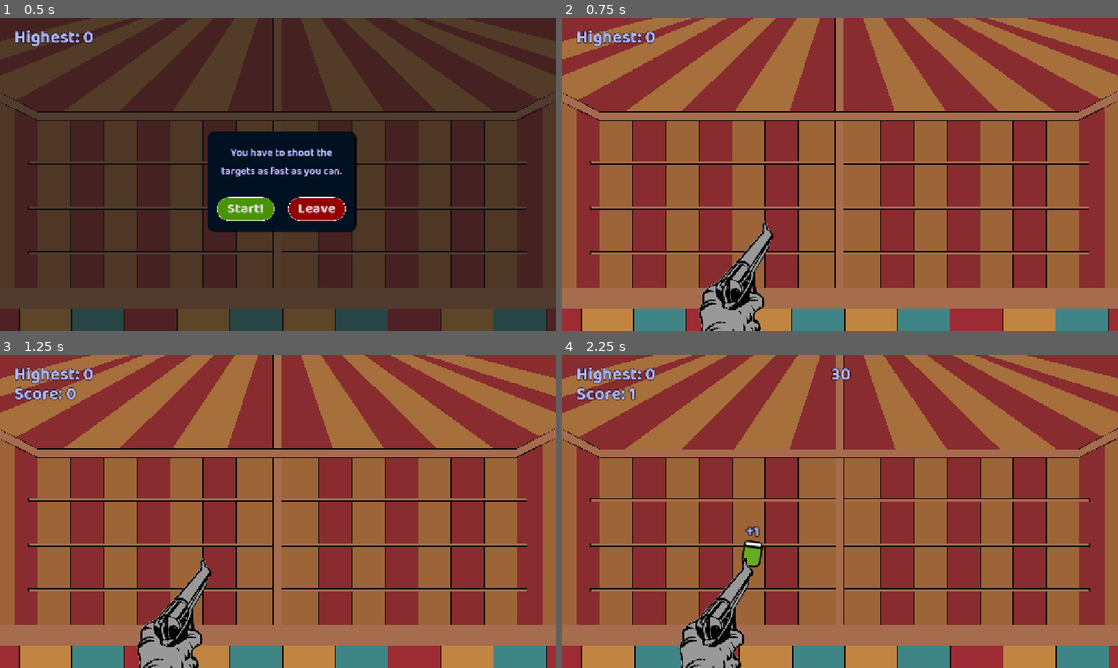
Above: before the commit, frames 1-4 (two rows, left to right).
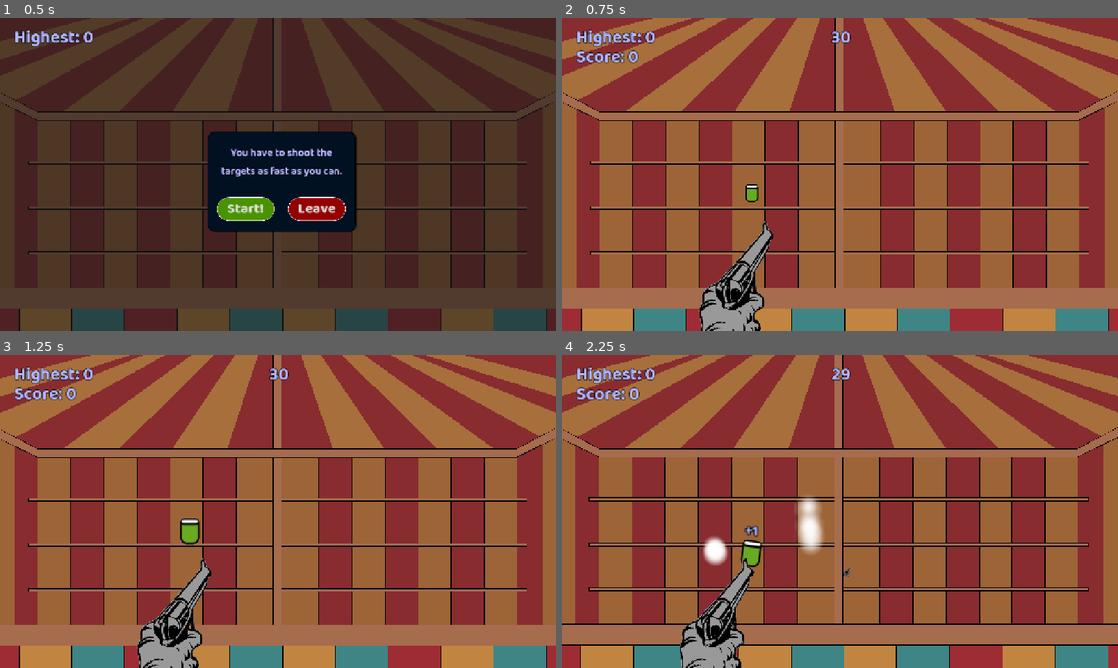
Above: after the commit, the same moments.

Repository: Spudb/Team-Game
Game: Godot game, scene res://scenes/shooter.tscn
Two runs of this game, one before a commit and one after it. Both use one fixed random seed, a clock stepped at 60 frames per second and the inputs below. This scene is started directly instead of the project's main scene.
Inputs (mouse positions are in pixels of both pictures, inside the frame that each line leads up to):
- Up to frame 1 (0.5 s): no input
- Up to frame 2 (0.75 s): click "Start!" at 0.5 s
- Up to frame 3 (1.25 s): no input
- Up to frame 4 (2.25 s): tap Enter (ui_accept) at 1.25 s; drag from (845, 574) to (895, 442) at 1.27 s; drag from (751, 530) to (845, 574) at 2.02 s

Frame 1 is identical in both runs. In frame 2, 0.6% of the frame differs, in the area x 2-52%, y 4-59%; in frame 3, 0.4%; in frame 4, 9.2%, in the area x 0-100%, y 0-100%.

Commit message:
added smoke effect for the gun in the shooter game

Diff:
--- a/scenes/shooter.tscn
+++ b/scenes/shooter.tscn
@@ -154,6 +154,37 @@
 corner_radius_top_right = 30
 corner_radius_bottom_right = 30
 corner_radius_bottom_left = 30
+
+[sub_resource type="Gradient" id="Gradient_xxh7r"]
+colors = PackedColorArray(1, 1, 1, 1, 1, 1, 1, 0)
+
+[sub_resource type="GradientTexture2D" id="GradientTexture2D_qut8p"]
+gradient = SubResource("Gradient_xxh7r")
+fill = 1
+fill_from = Vector2(0.5, 0.5)
+fill_to = Vector2(1, 0.55982906)
+
+[sub_resource type="Gradient" id="Gradient_ts0hh"]
+offsets = PackedFloat32Array(0, 0.5019305, 1)
+colors = PackedColorArray(1, 1, 1, 0.9019608, 1, 1, 1, 0.7058824, 1, 1, 1, 0)
+
+[sub_resource type="GradientTexture1D" id="GradientTexture1D_xxh7r"]
+gradient = SubResource("Gradient_ts0hh")
+
+[sub_resource type="ParticleProcessMaterial" id="ParticleProcessMaterial_ld1l8"]
+particle_flag_disable_z = true
+direction = Vector3(0, -1, 0)
+spread = 1.5
+initial_velocity_min = 50.0
+initial_velocity_max = 150.0
+angular_velocity_min = -30.000015
+angular_velocity_max = 29.999983
+gravity = Vector3(0, -10, 0)
+damping_min = 10.0
+damping_max = 20.0
+scale_min = 0.5
+scale_max = 1.1999999
+color_ramp = SubResource("GradientTexture1D_xxh7r")
 
 [sub_resource type="Gradient" id="Gradient_ld1l8"]
 colors = PackedColorArray(1, 1, 1, 1, 0, 0, 0, 0)
@@ -827,6 +858,16 @@
 scale = Vector2(0.57760143, 0.5776014)
 texture = ExtResource("6_ld1l8")
 
+[node name="smoke" type="GPUParticles2D" parent="CanvasLayer/341994" unique_id=675075490]
+position = Vector2(268.35114, -393.0046)
+scale = Vector2(1.7312977, 1.7312979)
+emitting = false
+texture = SubResource("GradientTexture2D_qut8p")
+lifetime = 3.0
+one_shot = true
+explosiveness = 1.0
+process_material = SubResource("ParticleProcessMaterial_ld1l8")
+
 [node name="light" type="PointLight2D" parent="CanvasLayer/341994" unique_id=496497316]
 visible = false
 position = Vector2(261.42593, -351.45346)
--- a/scripts/shooter.gd
+++ b/scripts/shooter.gd
@@ -105,6 +105,7 @@
 	$CanvasLayer/highest.visible = 1
 
 
+
 func start_game():
 	gun.visible = 1
 	play_sound(sound_start)
@@ -112,9 +113,9 @@
 	$CanvasLayer/start_menu.visible = 0
 	$CanvasLayer/restart_menu.visible = 0
 
-	await get_tree().create_timer(0.5).timeout
+	#await get_tree().create_timer(0.5).timeout #edit
 	$CanvasLayer/score.visible = 1
-	await get_tree().create_timer(0.5).timeout
+	#await get_tree().create_timer(0.5).timeout #edit
 	game_running = 1
 	$CanvasLayer/time.visible = 1
 
@@ -198,9 +199,19 @@
 	screen_shake(2, 1)
 	play_sound(sound_shot)
 
+	var temp = gun.get_node("smoke").duplicate()
+
+	temp.restart()
+	temp.emitting = true
+	gun.add_child(temp)
+
 	$"CanvasLayer/341994/light".visible = 1
 	await get_tree().create_timer(0.1).timeout
 	$"CanvasLayer/341994/light".visible = 0
+
+	await get_tree().create_timer(3).timeout
+	temp.queue_free()
+
 
 func target_hit():
 	shoot()
Binary file added: assets/35564.jpg
Not shown, added: assets/35564.jpg.import
Binary file added: assets/tinywow_35564_91834074-removebg-preview.png
Not shown, added: assets/tinywow_35564_91834074-removebg-preview.png.import
Binary file added: assets/tinywow_35564_91834074.png
Not shown, added: assets/tinywow_35564_91834074.png.import
Not shown, added: assets/35564.eps
Not shown, added: assets/monochrome-realistic-smoke-set.zip
